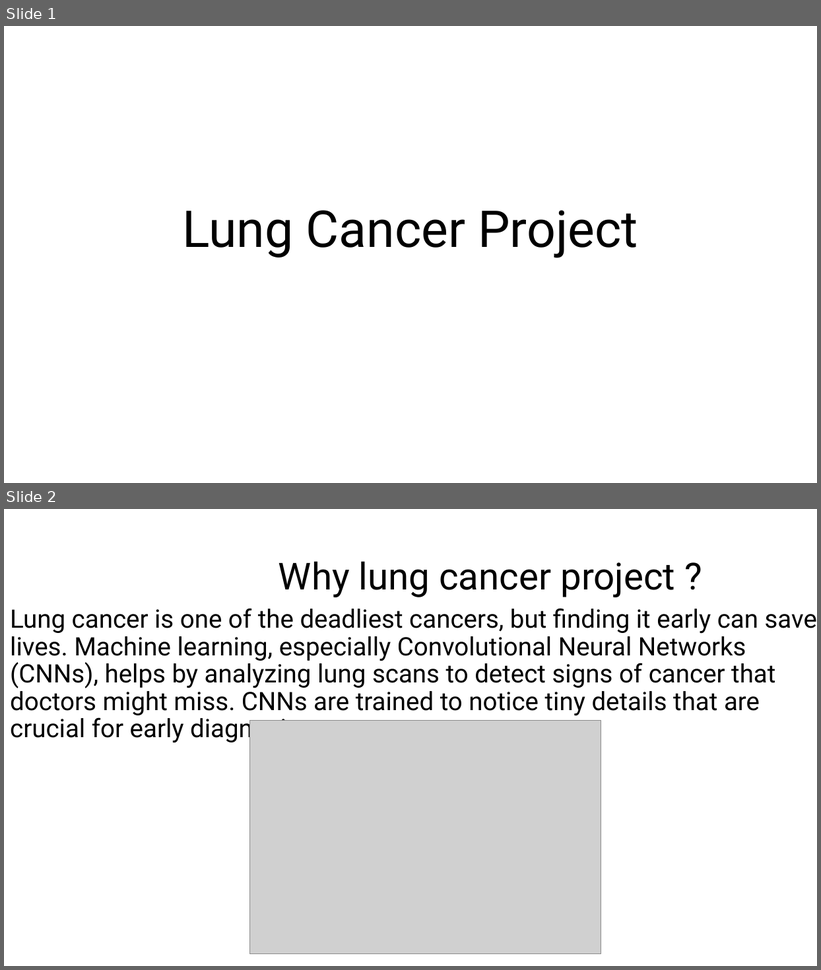
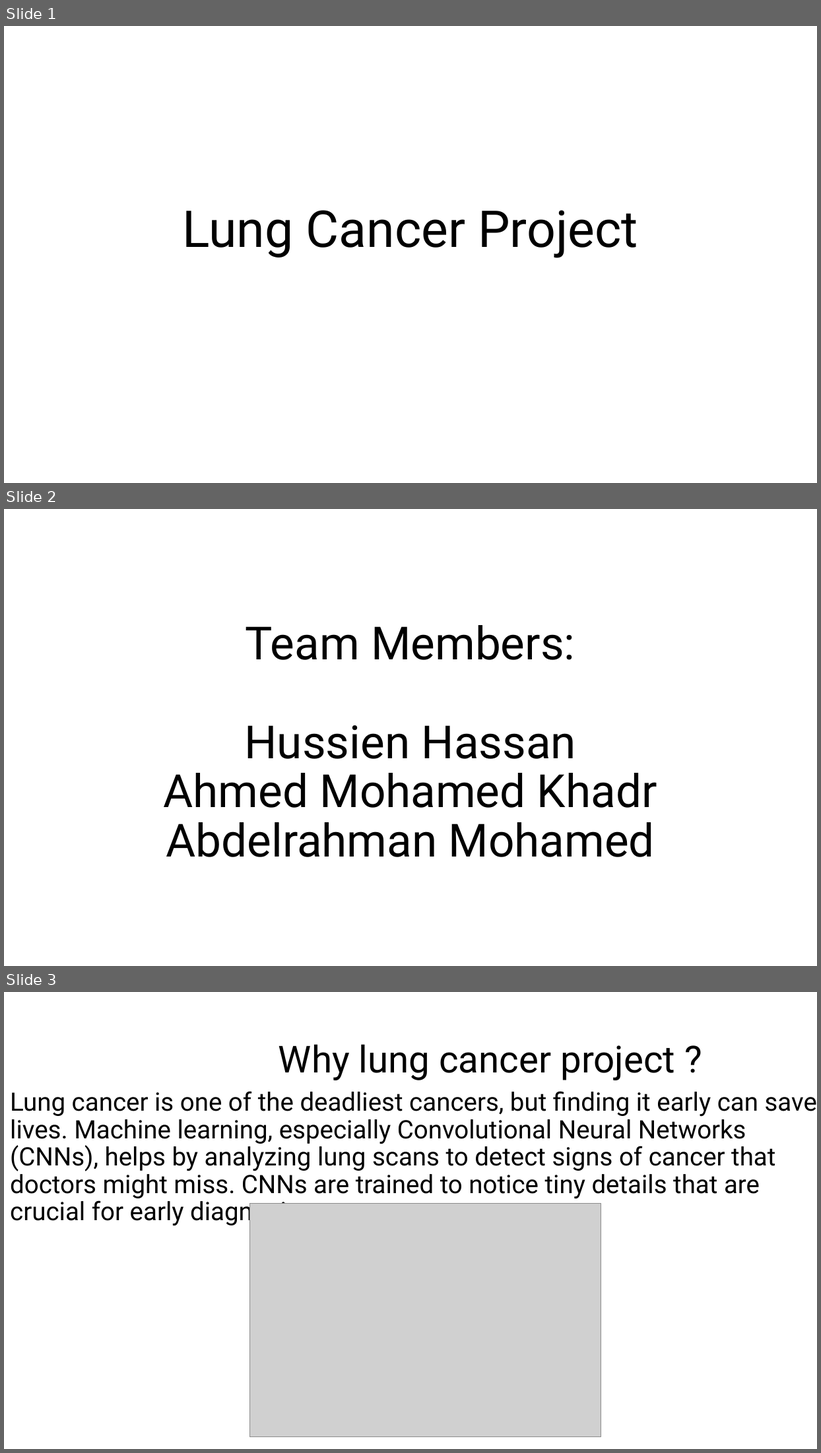
Before and after one commit to AbdelrahmanMohamed1026/We_AI_Project, a slide deck: Lung_Cancer_Project.pptm. Shown one above the other, each under a label of ours: slides 1 and 2 before the commit, slides 1, 2 and 3 after it. The pictures are 821x970 and 821x1453 pixels, drawn with LibreOffice and Linux fonts; fonts in the diff are those of the drawing; grey boxes stand for pictures. Boxes give left, top, right and bottom in pixels: in the first picture for what was removed or moved away, otherwise in the second. Text is boxed around its words. In the diff, an @@ line names an element or a change of style, - is before the commit and + after.

```diff
--- a/Lung_Cancer_Project.pptm
+++ b/Lung_Cancer_Project.pptm
@@ slide 2 added at <box>4,509,817,966</box>, background #FFFFFF @@
@@ title added at <box>164,625,657,857</box>, 54 pt, text #000000 @@
+Team Members:
+Hussien Hassan
+Ahmed Mohamed Khadr
+Abdelrahman Mohamed
@@ what was slide 2 is now slide 3 @@
```
